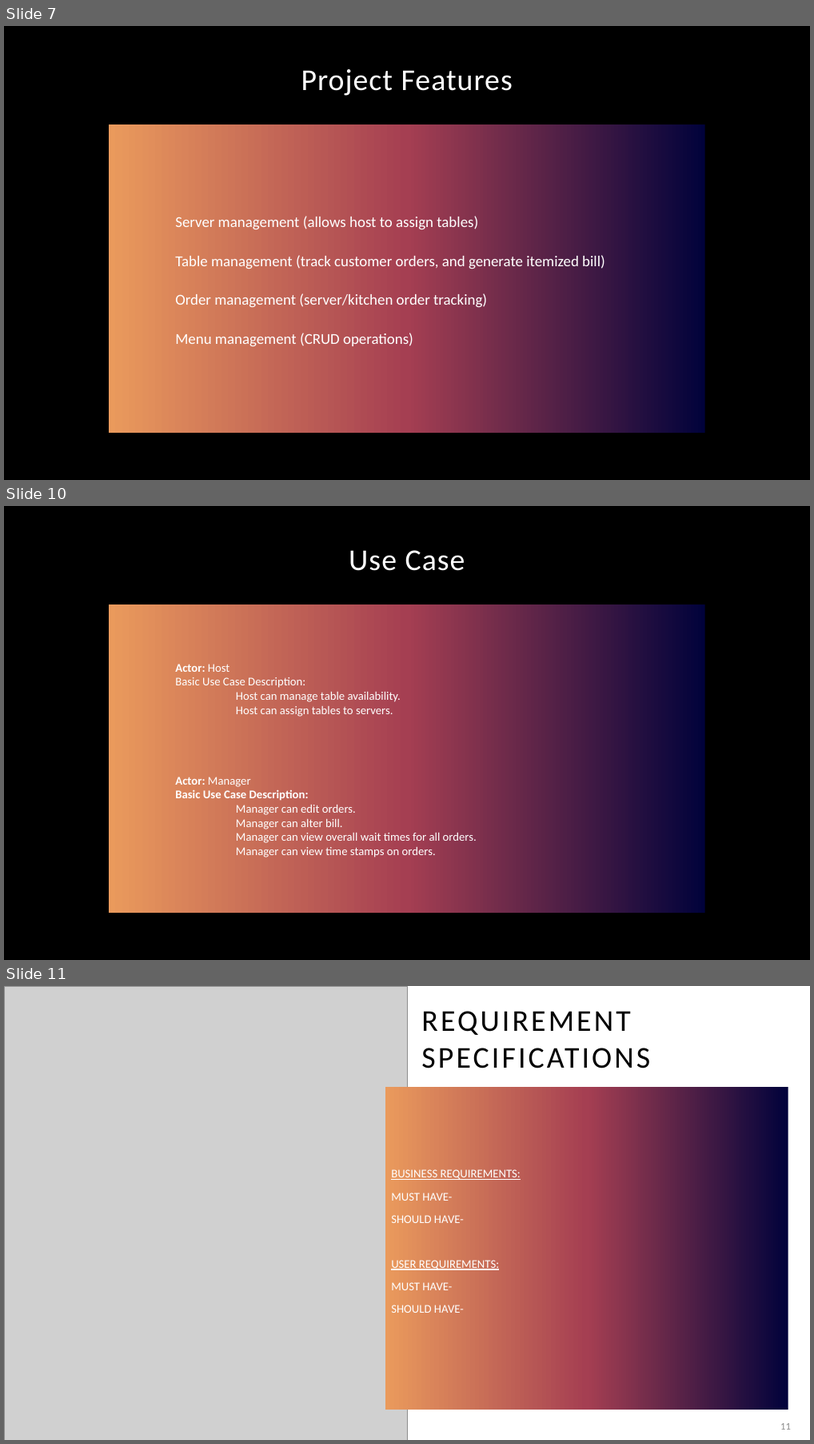
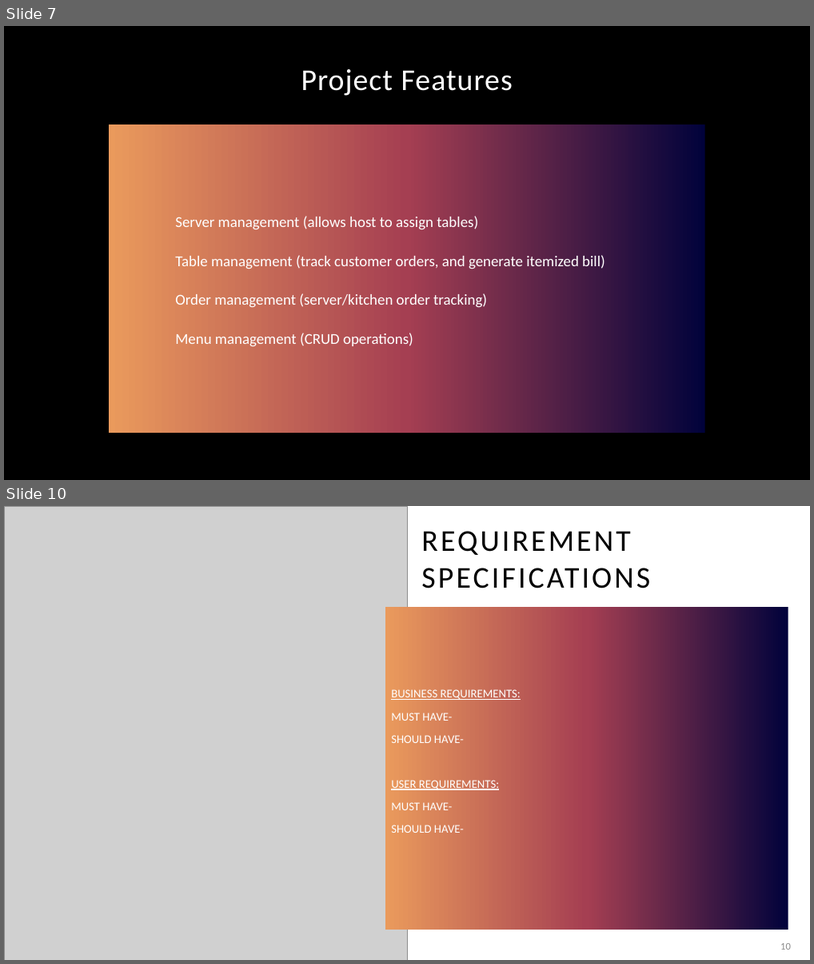
Before and after one commit to KL-3/CentRes, a slide deck: CentRes.pptx. Shown one above the other, each under a label of ours: slides 7, 10 and 11 before the commit, slides 7 and 10 after it; the slides between them are not shown. The pictures are 814x1444 and 814x964 pixels, drawn with LibreOffice and Linux fonts; fonts in the diff are those of the drawing; grey boxes stand for pictures; background and template pictures are left out. Boxes give left, top, right and bottom in pixels: in the first picture for what was removed or moved away, otherwise in the second. Text is boxed around its words. In the diff, an @@ line names an element or a change of style, - is before the commit and + after.

```diff
--- a/CentRes.pptx
+++ b/CentRes.pptx
@@ slide 10 removed at bbox=[4, 506, 810, 960], background picture (left out) @@
@@ text removed at bbox=[349, 550, 466, 571] @@
-Use Case
@@ title removed at bbox=[110, 604, 706, 912] @@
-    Actor: Host
-    Basic Use Case Description:
-    Host can manage table availability.
-    Host can assign tables to servers.
-    Actor: Manager
-    Basic Use Case Description:
-    Manager can edit orders.
-    Manager can alter bill.
-    Manager can view overall wait times for all orders.
-    Manager can view time stamps on orders.
@@ what was slide 11 is now slide 10 @@
@@ page number at bbox=[781, 943, 791, 949]: text changed @@
-11
+10
```
Also in this commit, not shown: 1 slide changed.
